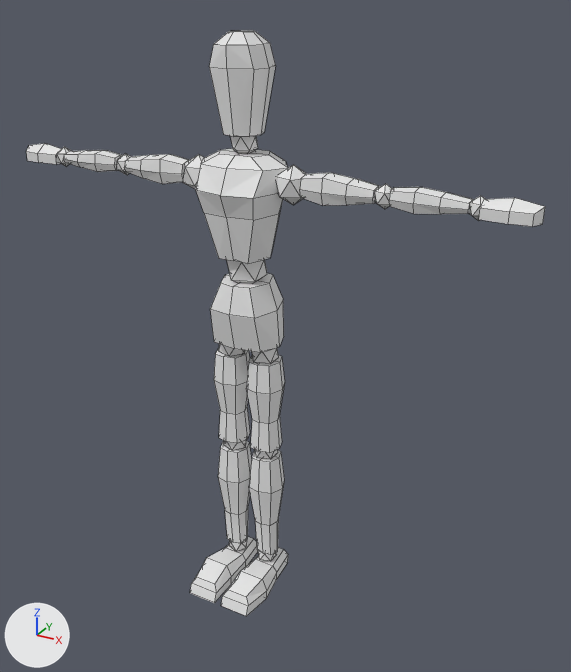
A saved change to the Blender file main/person/manikin.blend.
Camera for both pictures: a camera (50 mm lens) standing at (0.926, -1.496, 1.541) and looking at (0.088, 0.026, 0.78). Arrows for +X, +Y and +Z are at lower left; the lights stay in place. Mesh edges are drawn as thin lines.

The older version as bpy lines, for what is in view:
```python
me_cube = bpy.data.meshes.new('Cube')
me_cube.from_pydata(...)  # 27 vertices, 20 faces; spans x 0.0..0.109, y -0.101..0.082, z 0.979..1.212
me_cube.materials.append(mat_material)  # white #e7e7e7
me_cube_001 = bpy.data.meshes.new('Cube.001')
me_cube_001.from_pydata(...)  # 17 vertices, 12 faces; spans x 0.0..0.087, y -0.08..0.077, z 0.762..0.918
me_cube_002 = bpy.data.meshes.new('Cube.002')
me_cube_002.from_pydata(...)  # 22 vertices, 16 faces; spans x 0.0..0.064, y -0.061..0.061, z 1.253..1.46
me_cube_004 = bpy.data.meshes.new('Cube.004')
me_cube_004.from_pydata(...)  # 244 vertices, 280 faces; spans x -0.652..0.652, y -0.038..0.037, z 1.109..1.197
me_cube_005 = bpy.data.meshes.new('Cube.005')
me_cube_005.from_pydata(...)  # 128 vertices, 146 faces; spans x 0.002..0.1, y -0.177..0.057, z 0.081..0.779
ob_arms = bpy.data.objects.new('arms', me_cube_004)
ob_arms.location = (0.0, 0.0, 0.0)
ob_head = bpy.data.objects.new('head', me_cube_002)
ob_head.location = (0.0, 0.0, 0.0)
_m = ob_head.modifiers.new('Mirror', 'MIRROR')
_m.use_clip = True
ob_legs = bpy.data.objects.new('legs', me_cube_005)
ob_legs.location = (0.0, 0.0, 0.0)
_m = ob_legs.modifiers.new('Mirror', 'MIRROR')
ob_torso = bpy.data.objects.new('torso', me_cube)
ob_torso.location = (0.0, 0.0, 0.0)
_m = ob_torso.modifiers.new('Mirror', 'MIRROR')
_m.use_clip = True
ob_waist = bpy.data.objects.new('waist', me_cube_001)
ob_waist.location = (0.0, 0.0, 0.0)
_m = ob_waist.modifiers.new('Mirror', 'MIRROR')
_m.use_clip = True
```
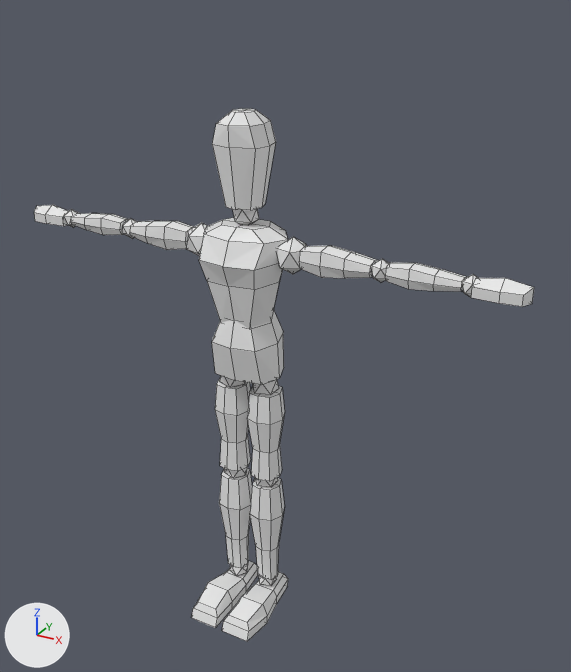
Pixel boxes [x1, y1, x2, y2] of what changed, in the pictures (571 x 672 px):
'arms', moved
    before: [26, 143, 545, 227]
    after: [34, 205, 534, 307]
'legs', mesh moved
    before: [190, 344, 288, 616]
    after: [191, 376, 288, 641]
'torso', moved
    before: [196, 148, 288, 263]
    after: [199, 218, 288, 329]
'head', moved
    before: [209, 30, 276, 137]
    after: [212, 109, 276, 210]
'waist', mesh moved
    before: [210, 273, 284, 353]
    after: [212, 310, 284, 385]

The change in detail:
me_cube has 27 vertices, 20 faces and spans x 0.0..0.109, y -0.101..0.082, z 0.979..1.212.
me_cube is used by ob_torso; location (0.0, 0.0, 0.0).
me_cube part 1: the whole mesh is moved by (0.0, 0.0, -0.084).
me_cube_001 has 17 vertices, 12 faces and spans x 0.0..0.087, y -0.08..0.077, z 0.762..0.918.
me_cube_001 is used by ob_waist; location (0.0, 0.0, 0.0).
me_cube_001 part 2: the whole mesh is moved by (0.0, 0.0, -0.084).
me_cube_002 has 22 vertices, 16 faces and spans x 0.0..0.064, y -0.061..0.061, z 1.253..1.46.
me_cube_002 is used by ob_head; location (0.0, 0.0, 0.0).
me_cube_002 part 3: the whole mesh is moved by (0.0, 0.0, -0.084).
me_cube_004 has 244 vertices, 280 faces and spans x -0.652..0.652, y -0.038..0.037, z 1.109..1.197.
me_cube_004 is used by ob_arms; location (0.0, 0.0, 0.0).
me_cube_004 part 4: the whole mesh is moved by (0.0, 0.0, -0.084).
me_cube_005 has 128 vertices, 146 faces and spans x 0.002..0.1, y -0.177..0.057, z 0.081..0.779.
me_cube_005 is used by ob_legs; location (0.0, 0.0, 0.0).
me_cube_005 part 5: the whole mesh is moved by (0.0, 0.0, -0.084).
Object 'torso' (ob_torso) moves from (0.0, 0.0, 0.0) to (0.0, 0.0, -0.075).
Object 'head' (ob_head) moves from (0.0, 0.0, 0.0) to (0.0, 0.0, -0.075).
Object 'arms' (ob_arms) moves from (0.0, 0.0, 0.0) to (0.0, 0.0, -0.075).
